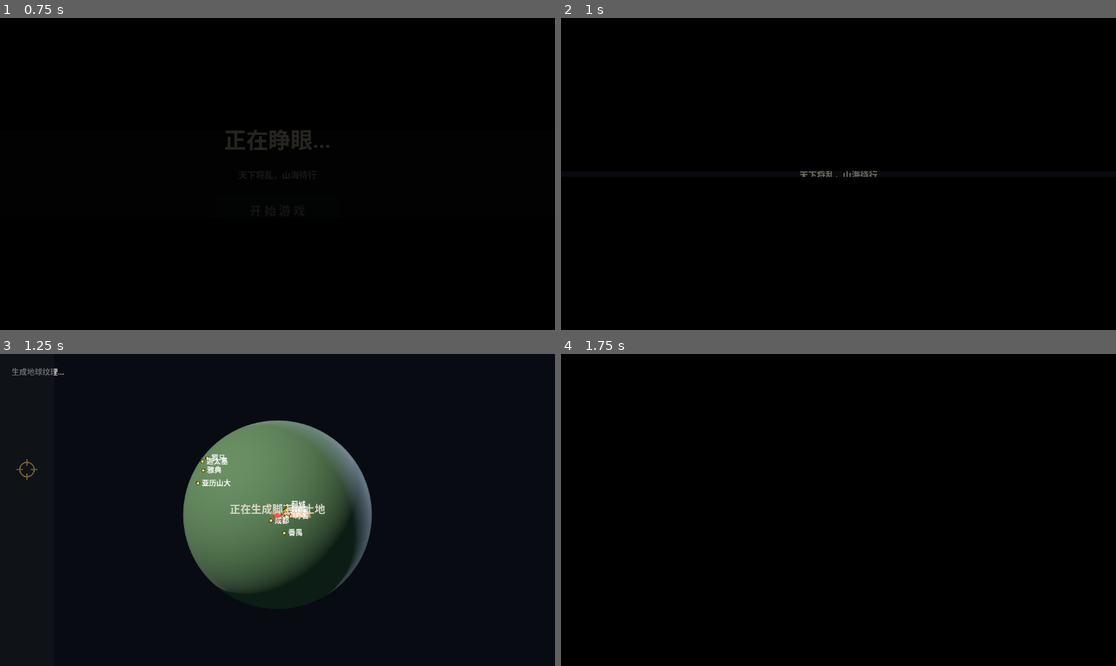
Above: before the commit, frames 1-4 (two rows, left to right).
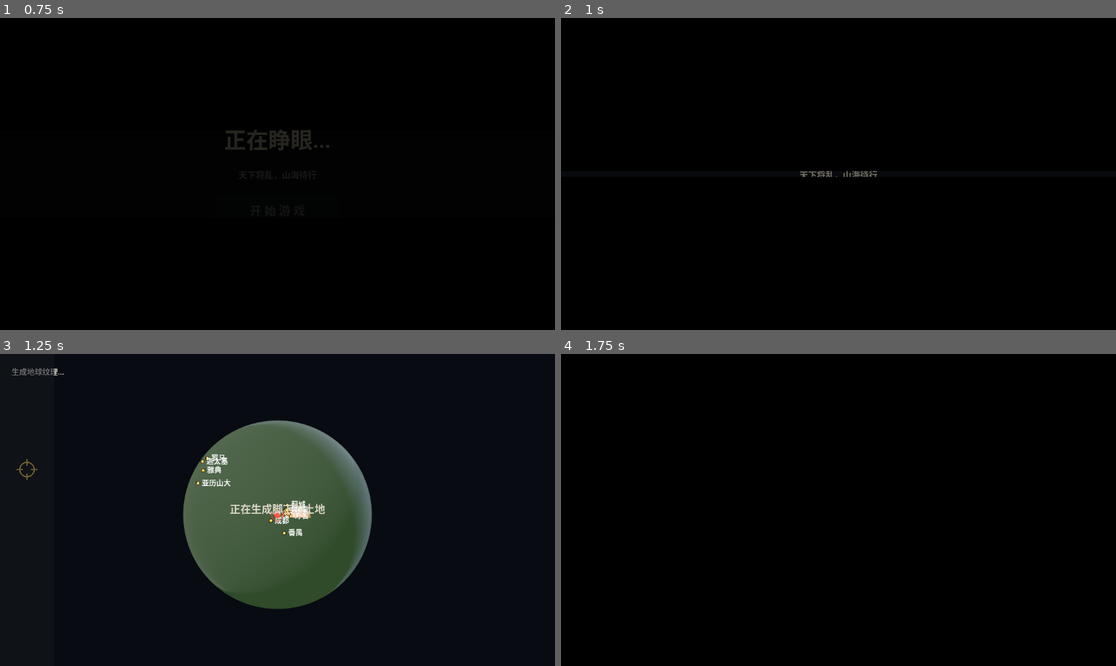
Above: after the commit, the same moments.

Repository: Richesfire/map
Game: Godot game, scene res://scenes/main_menu.tscn
Two runs of this game, one before a commit and one after it. Both use one fixed random seed, a clock stepped at 60 frames per second and the inputs below.
Inputs (mouse positions are in pixels of both pictures, inside the frame that each line leads up to):
- Up to frame 1 (0.75 s): click "开 始 游 戏" at 0.5 s
- Up to frame 2 (1 s): no input
- Up to frame 3 (1.25 s): no input
- Up to frame 4 (1.75 s): tap Enter at 1.25 s; move the mouse to (866, 510) at 1.27 s; hold W (move_forward) from 1.28 s (still down); hold F (interact) from 1.28 s (still down); click (866, 510) at 1.42 s; tap Space (jump) at 1.52 s

Frames 1-2 are identical in both runs. In frame 3, 8.8% of the frame differs, in the area x 33-66%, y 22-82%; in frame 4, nothing differs.

Commit message:
未探索区域改古籍铜版风：亮度重映射+浮雕假法线+海纹+暗角，颜色走自发光避免被灯光冲淡

Diff:
--- a/godot/shaders/globe_surface.gdshader
+++ b/godot/shaders/globe_surface.gdshader
@@ -33,17 +33,44 @@
 	}
 	float explored = texture(fog_tex, UV).r;
 
-	// 未探索：压成泛黄的旧图，但仍然看得清地形轮廓。
-	// （之前只透出 14%，等于什么都看不见；谷歌地图那种是"全世界一直可见"）
-	// 保留 70% 原始对比度，只叠一层黄调——这样大陆、海洋、山地都还认得出
-	vec3 paper = base * 0.70 + fog_color * 0.30;
+	// ---- 未探索：古籍铜版画风 ----
+	vec3 lumw = vec3(0.299, 0.587, 0.114);
+	float lum = dot(base, lumw);
+
+	// 用亮度梯度当假法线，做出浮雕（山脊亮、沟谷暗）
+	vec2 texel = 1.0 / vec2(textureSize(albedo_tex, 0));
+	float lx = dot(texture(albedo_tex, UV + vec2(texel.x * 2.0, 0.0)).rgb, lumw)
+			- dot(texture(albedo_tex, UV - vec2(texel.x * 2.0, 0.0)).rgb, lumw);
+	float ly = dot(texture(albedo_tex, UV + vec2(0.0, texel.y * 2.0)).rgb, lumw)
+			- dot(texture(albedo_tex, UV - vec2(0.0, texel.y * 2.0)).rgb, lumw);
+	vec3 emboss_n = normalize(vec3(-lx * 6.0, -ly * 6.0, 1.0));
+	float emboss = clamp(dot(emboss_n, normalize(vec3(-0.45, 0.55, 0.70))), 0.0, 1.0);
+
+	// 铜色三段：暗铜 → 中间铜 → 亮铜
+	vec3 bronze_dark = vec3(0.055, 0.045, 0.035);
+	vec3 bronze_mid  = vec3(0.20, 0.165, 0.125);
+	vec3 bronze_lite = vec3(0.52, 0.44, 0.32);
+	vec3 paper = mix(bronze_dark, bronze_mid, clamp(lum * 2.2, 0.0, 1.0));
+	paper = mix(paper, bronze_lite, clamp(emboss * 0.40 + lum * 0.35, 0.0, 0.85));
+
+	// 海面细横纹（海洋亮度低，条纹只在暗处显现）
+	float wave = sin(UV.y * 900.0 + sin(UV.x * 40.0) * 2.0) * 0.5 + 0.5;
+	paper *= mix(1.0, 0.90 + 0.10 * wave, clamp((0.34 - lum) * 4.0, 0.0, 1.0));
+
+	// 旧书页暗角
+	vec2 vd = UV - vec2(0.5, 0.5);
+	paper *= 1.0 - clamp(dot(vd, vd) * 0.55, 0.0, 0.45);
+
 	vec3 c = mix(paper, base, smoothstep(0.15, 0.6, explored));
 
 	if (fog_enabled < 0.5) {
 		c = base;
 	}
 
-	ALBEDO = c;
-	ROUGHNESS = 0.9;
+	// 古地图是"平摊的刻印"，不该被场景灯光冲淡：
+	// 颜色主要走自发光，反照率只留一点点参与受光
+	ALBEDO = c * 0.22;
+	EMISSION = c * 0.80;
+	ROUGHNESS = 0.95;
 	METALLIC = 0.0;
 }
Not shown, added: godot/_截图/103_修好底图.png.import
Binary file added: godot/_截图/104_铜版画风.png
Not shown, added: godot/_截图/104_铜版画风.png.import
Binary file added: godot/_截图/105_铜版暗.png
Not shown, added: godot/_截图/105_铜版暗.png.import
Binary file added: godot/_截图/106_古地图.png
